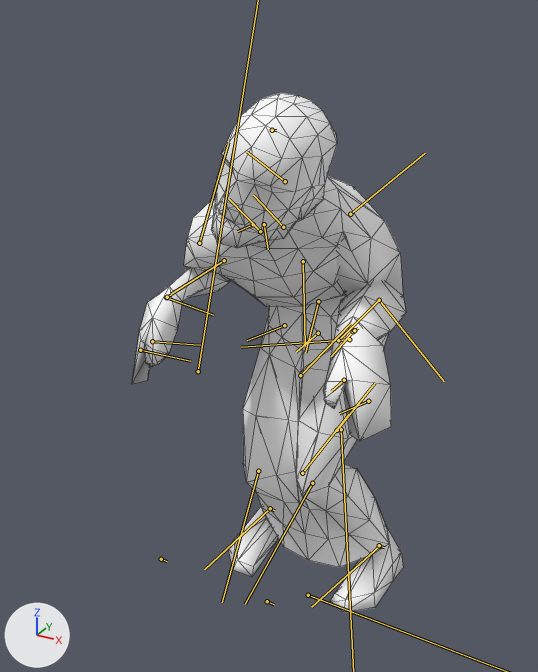
One commit to the FBX model Contents/mods/The Last of Us Infected/media/anims_X/Zombie/clickerIdle2.fbx: the scene before it, then after it.
Before and after are seen from a camera (50 mm lens) standing at (43.7, -94.0, 89.1) and looking at (-3.4, -8.2, 46.3). The lights are fixed; the arrows at lower left show +X, +Y and +Z. Both versions are drawn at frame 22 of the action 'clickerIdle2'; the numbers are the values there. The bones that bend it are drawn over the model as lines. Mesh edges are drawn as thin lines.

Names of what the first picture shows: 'Body'.
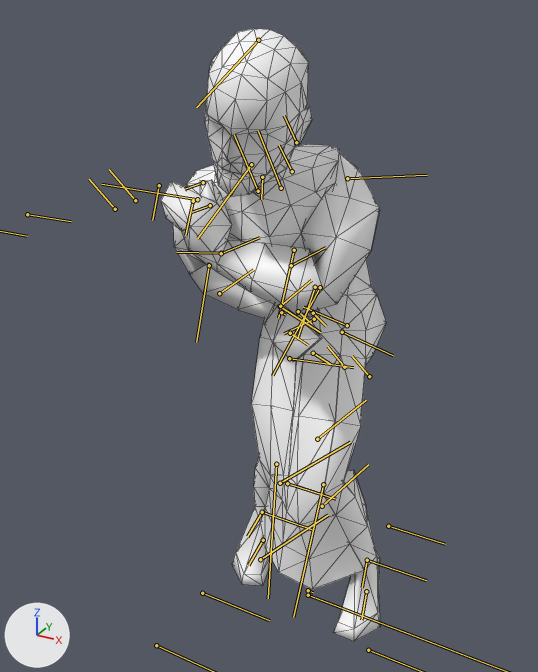
Changed parts and their boxes (x1, y1, x2, y2) in the pictures (538 x 672 px):
'Body', posed (18% narrower, 18% taller): before (132, 93, 406, 613); after (161, 29, 386, 642)
bone 'Bip01_Pelvis', root to tip: before (318, 333) to (296, 352); after (314, 319) to (284, 333)
bone 'Bip01_Spine', root to tip: before (318, 301) to (305, 352); after (315, 287) to (297, 338)
bone 'Bip01_L_Thigh', root to tip: before (349, 339) to (241, 347); after (347, 325) to (303, 307)
bone 'Bip01_L_Calf', root to tip: before (312, 483) to (245, 604); after (323, 484) to (293, 617)
bone 'Bip01_L_Foot', root to tip: before (379, 546) to (311, 607); after (367, 560) to (362, 587)
bone 'Bip01_Spine1', root to tip: before (303, 261) to (305, 346); after (294, 250) to (278, 318)
bone 'Bip01_Head', root to tip: before (253, 224) to (237, 231); after (251, 164) to (197, 238)
bone 'Bip01_L_UpperArm', root to tip: before (350, 214) to (425, 153); after (347, 178) to (427, 175)
bone 'Bip01_L_Forearm', root to tip: before (379, 300) to (444, 381); after (320, 287) to (272, 375)
bone 'Bip01_L_Hand', root to tip: before (353, 331) to (331, 356); after (221, 253) to (176, 252)
bone 'Bip01_L_Finger1', root to tip: before (368, 401) to (339, 413); after (193, 201) to (185, 235)
bone 'Bip01_R_UpperArm', root to tip: before (199, 243) to (228, 142); after (197, 199) to (101, 184)
bone 'Bip01_R_Forearm', root to tip: before (224, 260) to (171, 294); after (209, 265) to (196, 342)
bone 'Bip01_R_Hand', root to tip: before (166, 297) to (213, 315); after (280, 306) to (320, 332)
bone 'Bip01_R_Finger1', root to tip: before (140, 350) to (190, 361); after (290, 333) to (308, 345)
bone 'Bip01_R_Thigh', root to tip: before (284, 325) to (247, 340); after (281, 312) to (285, 314)
bone 'Bip01_R_Calf', root to tip: before (258, 471) to (222, 602); after (276, 464) to (268, 598)
bone 'Bip01_R_Foot', root to tip: before (270, 508) to (204, 569); after (262, 512) to (247, 536)
bone 'Bip01_DressBack', root to tip: before (338, 340) to (379, 300); after (342, 332) to (393, 355)
bone 'Bip01_DressBack02', root to tip: before (337, 430) to (375, 383); after (317, 439) to (366, 400)
bone 'Bip01_DressFront', root to tip: before (300, 375) to (350, 323); after (289, 358) to (353, 367)
bone 'Bip01_DressFront02', root to tip: before (302, 473) to (349, 414); after (280, 483) to (350, 442)

The edits, one by one:
Bone 'Bip01_Pelvis' (bone_bip01_pelvis) moves from (0.0, 0.0, 0.0) to (2.0, -0.3, -0.9).
Bone 'Bip01_Pelvis' (bone_bip01_pelvis) turns from (0, 0, 2) to (-11, 0, 0) degrees about its own x, y and z.
Bone 'Bip01_Spine' (bone_bip01_spine) turns from (8, -3, 40) to (11, -8, 46) degrees about its own x, y and z.
Bone 'Bip01_L_Thigh' (bone_bip01_l_thigh) moves from (-1.8, 3.9, -0.4) to (-1.9, 3.8, -0.9).
Bone 'Bip01_L_Thigh' (bone_bip01_l_thigh) turns from (8, -3, 61) to (-15, 13, 76) degrees about its own x, y and z.
Bone 'Bip01_L_Calf' (bone_bip01_l_calf) turns from (-8, 18, -48) to (-6, 16, -45) degrees about its own x, y and z.
Bone 'Bip01_L_Foot' (bone_bip01_l_foot) turns from (2, -8, 29) to (6, -13, 10) degrees about its own x, y and z.
Bone 'Bip01_Spine1' (bone_bip01_spine1) turns from (12, 6, 20) to (12, 5, -7) degrees about its own x, y and z.
Bone 'Bip01_Head' (bone_bip01_head) turns from (-20, -37, -51) to (-8, -22, -17) degrees about its own x, y and z.
Bone 'Bip01_L_UpperArm' (bone_bip01_l_upperarm) turns from (-44, 45, -89) to (35, 21, -110) degrees about its own x, y and z.
Bone 'Bip01_L_Forearm' (bone_bip01_l_forearm) turns from (47, -32, -109) to (39, -40, -86) degrees about its own x, y and z.
Bone 'Bip01_L_Hand' (bone_bip01_l_hand) turns from (22, -47, 4) to (-4, 6, -81) degrees about its own x, y and z.
Bone 'Bip01_L_Finger1' (bone_bip01_l_finger1) turns from (0, 0, 0) to (25, 1, 54) degrees about its own x, y and z.
Bone 'Bip01_R_UpperArm' (bone_bip01_r_upperarm) turns from (21, -70, -5) to (-62, -64, -27) degrees about its own x, y and z.
Bone 'Bip01_R_Forearm' (bone_bip01_r_forearm) turns from (-43, 14, -132) to (-29, 25, -84) degrees about its own x, y and z.
Bone 'Bip01_R_Hand' (bone_bip01_r_hand) turns from (4, 45, 31) to (-23, -13, -57) degrees about its own x, y and z.
Bone 'Bip01_R_Finger1' (bone_bip01_r_finger1) turns from (0, 0, 0) to (-12, -6, 22) degrees about its own x, y and z.
Bone 'Bip01_R_Thigh' (bone_bip01_r_thigh) moves from (-0.9, 2.3, 1.1) to (-1.7, 3.3, 1.1).
Bone 'Bip01_R_Thigh' (bone_bip01_r_thigh) turns from (4, -15, 62) to (-15, -3, 71) degrees about its own x, y and z.
Bone 'Bip01_R_Calf' (bone_bip01_r_calf) turns from (0, 0, -50) to (3, -6, -48) degrees about its own x, y and z.
Bone 'Bip01_R_Foot' (bone_bip01_r_foot) turns from (3, -6, 30) to (8, 8, 17) degrees about its own x, y and z.
Bone 'Bip01_DressBack' (bone_bip01_dressback) turns from (0, 0, 0) to (4, -8, -34) degrees about its own x, y and z.
Bone 'Bip01_DressBack02' (bone_bip01_dressback02) turns from (0, 0, 0) to (3, 7, 38) degrees about its own x, y and z.
Bone 'Bip01_DressFront' (bone_bip01_dressfront) turns from (0, 0, 0) to (2, -14, -28) degrees about its own x, y and z.
Bone 'Bip01_DressFront02' (bone_bip01_dressfront02) turns from (0, 0, 0) to (9, 26, 26) degrees about its own x, y and z.
